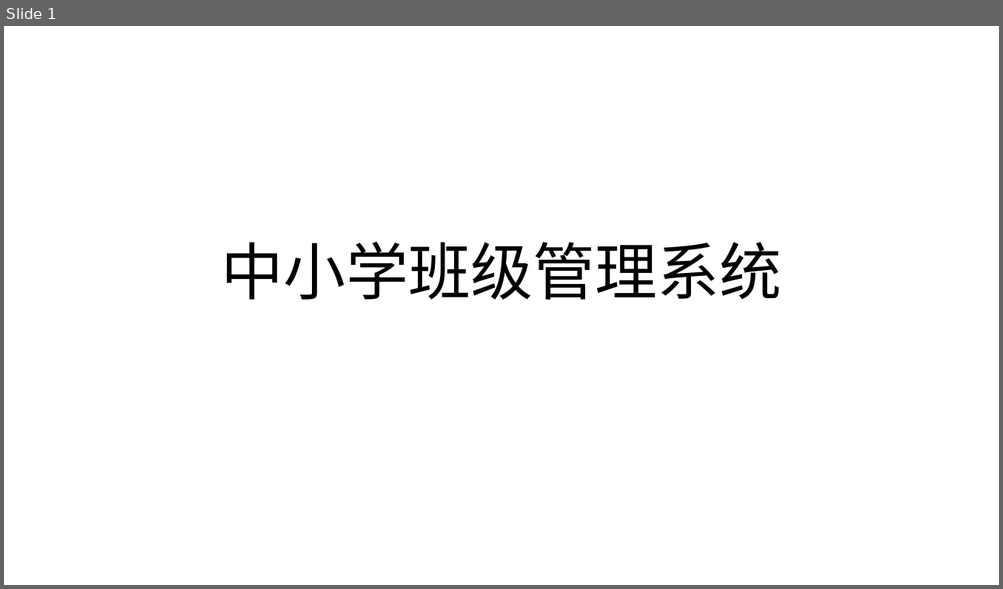
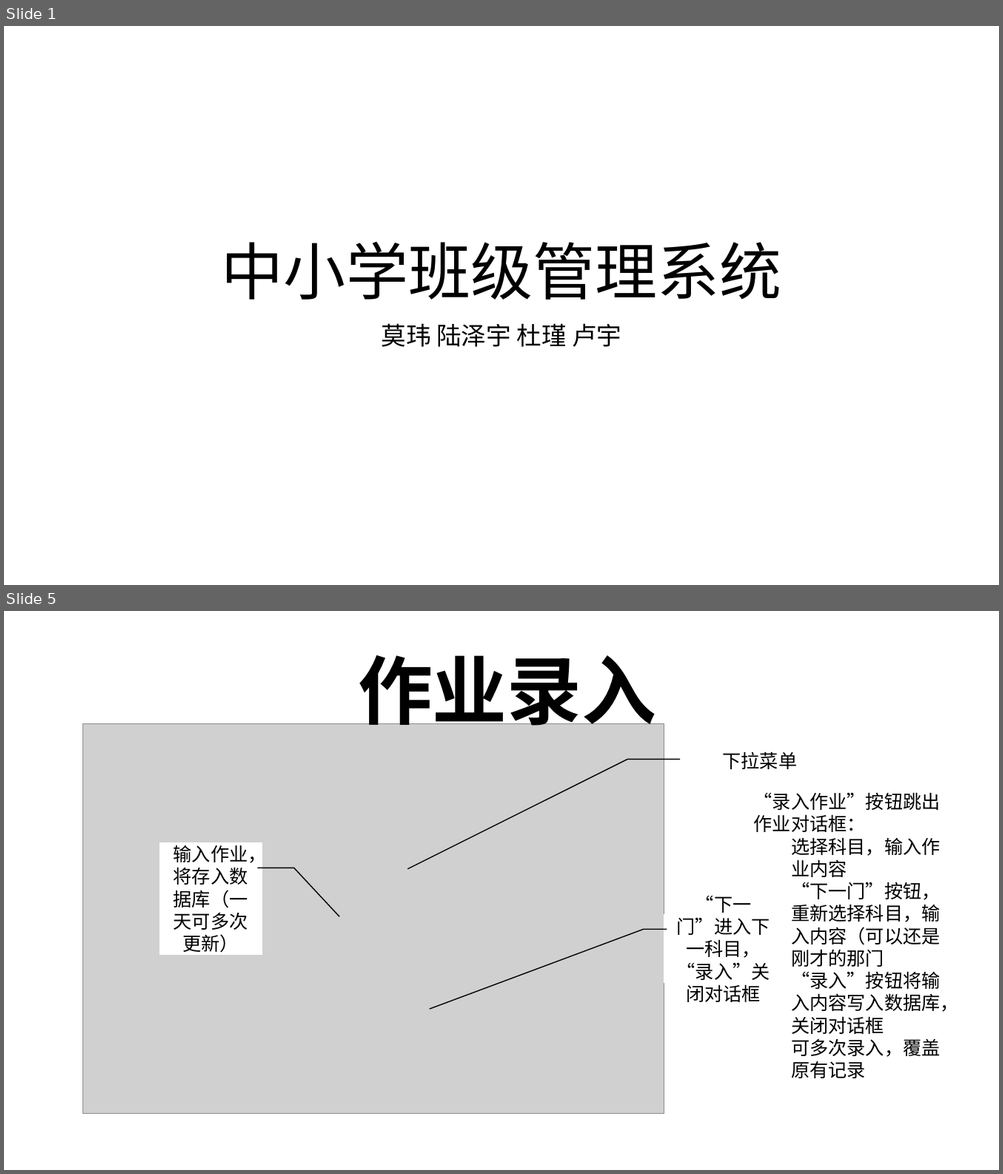
Before and after one commit to ALongTail/Class-Managing-System, a slide deck: 大作业/中小学班级管理系统.pptx. Shown one above the other, each under a label of ours: slide 1 before the commit, slides 1 and 5 after it; the slides between them are not shown. The pictures are 1003x589 and 1003x1174 pixels, drawn with LibreOffice and Linux fonts; fonts in the diff are those of the drawing; grey boxes stand for pictures; background and template pictures are left out. Boxes give left, top, right and bottom in pixels: in the first picture for what was removed or moved away, otherwise in the second. Text is boxed around its words. In the diff, an @@ line names an element or a change of style, - is before the commit and + after.

```diff
--- a/大作业/中小学班级管理系统.pptx
+++ b/大作业/中小学班级管理系统.pptx
@@ slide 5 added at box(4, 611, 999, 1170), background #FFFFFF @@
@@ text added at box(358, 655, 656, 738), 72 pt, text #000000, bold @@
+作业录入
@@ picture added at box(83, 724, 663, 1114) @@
@@ callout added at box(668, 738, 851, 783), fill #FFFFFF, outline #000000 1 pt, 18 pt, text #000000 @@
+下拉菜单
@@ text added at box(754, 792, 959, 1079), 18 pt, text #000000 @@
+“录入作业”按钮跳出作业对话框：
+  选择科目，输入作业内容
+  “下一门”按钮，重新选择科目，输入内容（可以还是刚才的那门
+  “录入”按钮将输入内容写入数据库，关闭对话框
+  可多次录入，覆盖原有记录
@@ callout added at box(159, 843, 262, 956), fill #FFFFFF, outline #000000 1 pt, 18 pt, text #000000 @@
+输入作业，将存入数据库（一天可多次更新）
@@ callout added at box(663, 914, 783, 983), fill #FFFFFF, outline #000000 1 pt, 18 pt, text #000000 @@
+“下一门”进入下一科目，“录入”关闭对话框
@@ slide 1 changed as well @@
@@ subtitle added at box(381, 323, 621, 347), 24 pt, text #000000 @@
+莫玮 陆泽宇 杜瑾 卢宇
```
Also in this commit, not shown: 2 other slides changed, 4 other slides added, 3 slides removed, 4 other files.
